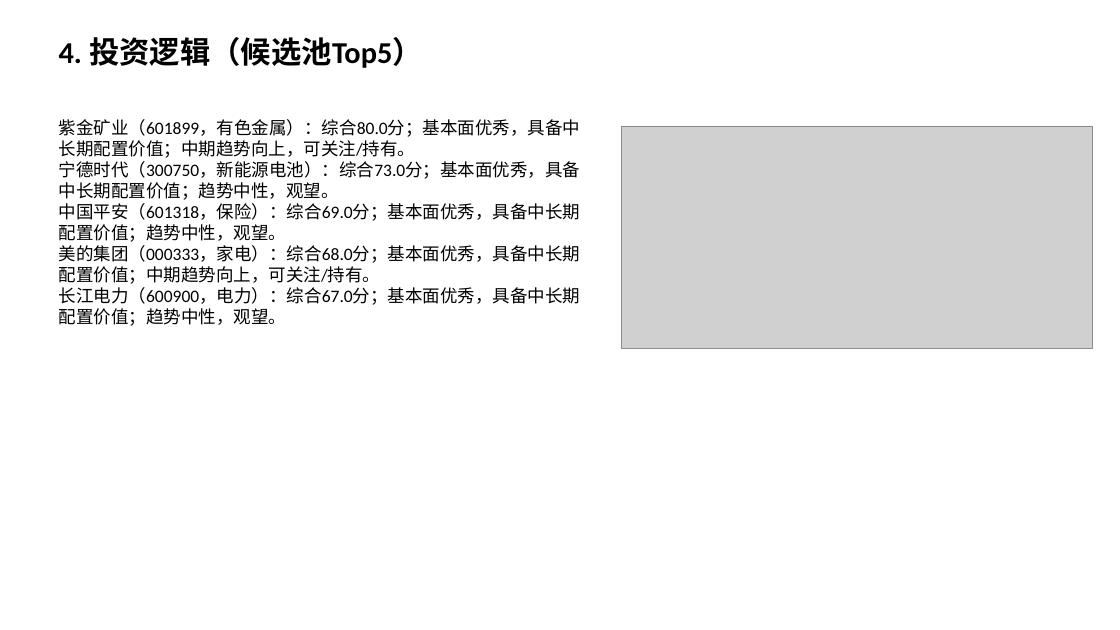
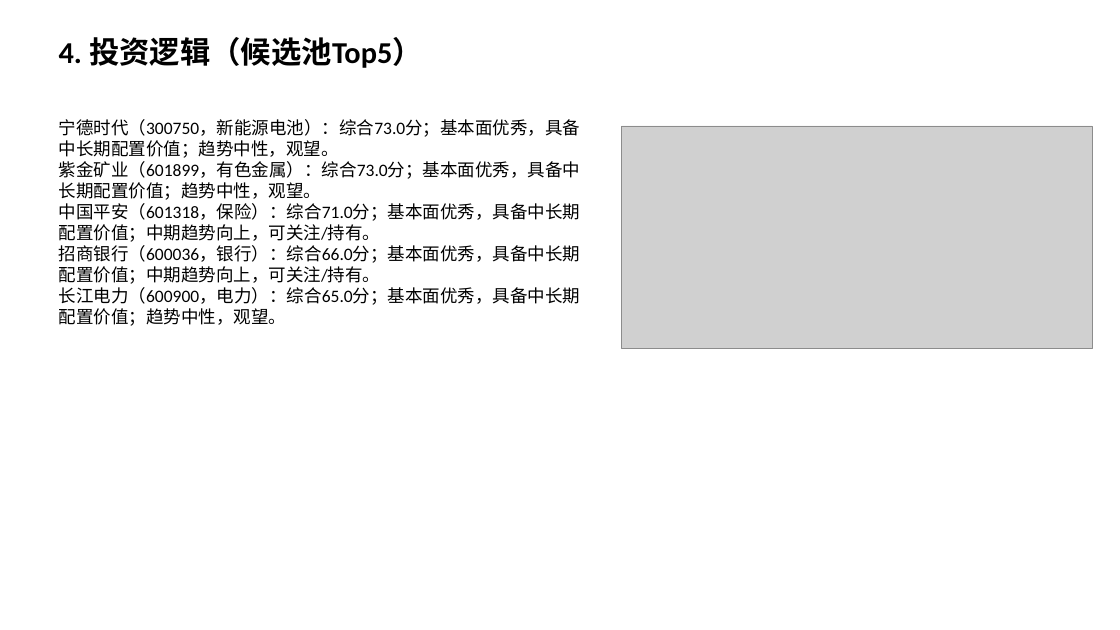
Before and after one commit to Albertdev12/pbl-workflow, a slide deck: slide 5 of outputs/12_中期路演.pptx. Drawn at 1120x630 pixels with LibreOffice and Linux fonts; fonts in the diff are those of the drawing; grey boxes stand for pictures. Boxes give left, top, right and bottom in pixels: in the first picture for what was removed or moved away, otherwise in the second. Text is boxed around its words. In the diff, an @@ line names an element or a change of style, - is before the commit and + after.

```diff
--- a/outputs/12_中期路演.pptx
+++ b/outputs/12_中期路演.pptx
@@ text at (59,119,581,158): paragraph removed @@
-紫金矿业（601899，有色金属）：综合80.0分；基本面优秀，具备中长期配置价值；中期趋势向上，可关注/持有。
@@ text at (59,161,581,326): text changed @@
-中国平安（601318，保险）：综合69.0分；基本面优秀，具备中长期配置价值；趋势中性，观望。
-美的集团（000333，家电）：综合68.0分；基本面优秀，具备中长期配置价值；中期趋势向上，可关注/持有。
-长江电力（600900，电力）：综合67.0分；基本面优秀，具备中长期配置价值；趋势中性，观望。
+紫金矿业（601899，有色金属）：综合73.0分；基本面优秀，具备中长期配置价值；趋势中性，观望。
+中国平安（601318，保险）：综合71.0分；基本面优秀，具备中长期配置价值；中期趋势向上，可关注/持有。
+招商银行（600036，银行）：综合66.0分；基本面优秀，具备中长期配置价值；中期趋势向上，可关注/持有。
+长江电力（600900，电力）：综合65.0分；基本面优秀，具备中长期配置价值；趋势中性，观望。
```
Also in this commit, not shown: 3 other slides changed, 52 other files.
